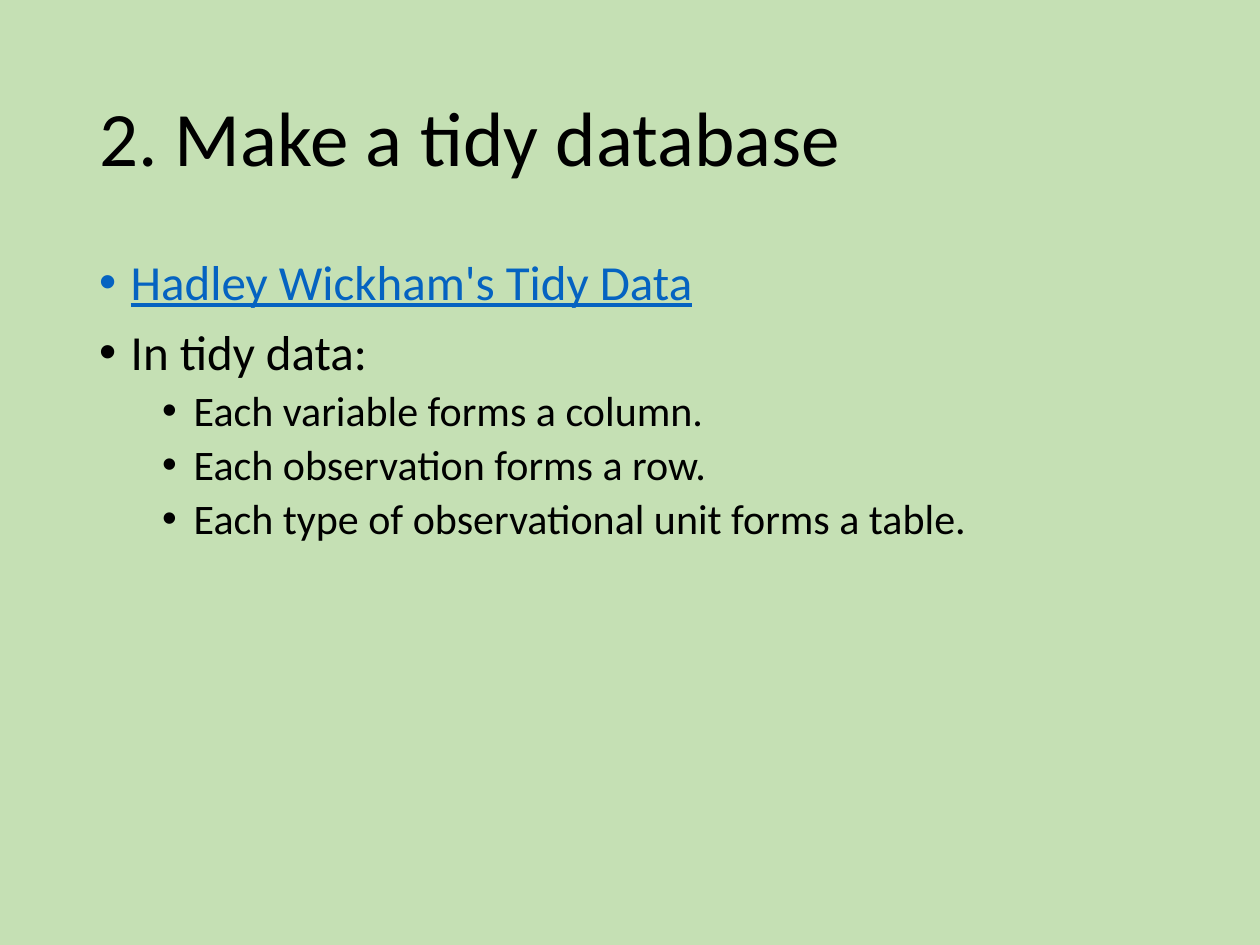
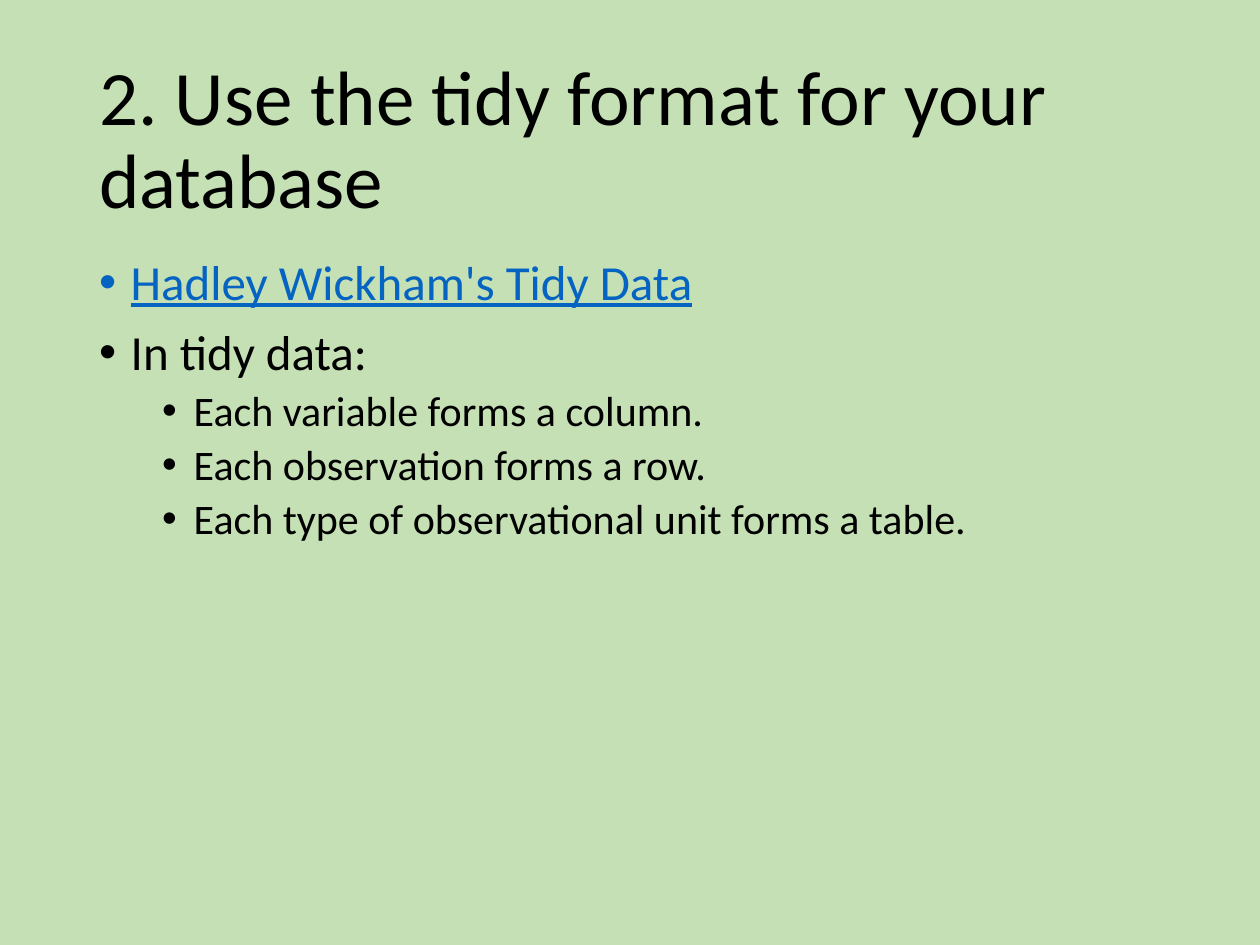
Before and after one commit to EEOB590A-Data-Science-in-R-Fall2021/CourseMaterials, a slide deck: slide 8 of 2. Data Management/Wk4 - Datasheets and Coding with Style.pptx. Drawn at 1260x945 pixels with LibreOffice and Linux fonts; fonts in the diff are those of the drawing. Boxes give left, top, right and bottom in pixels: in the first picture for what was removed or moved away, otherwise in the second. Text is boxed around its words. In the diff, an @@ line names an element or a change of style, - is before the commit and + after.

```diff
--- a/2. Data Management/Wk4 - Datasheets and Coding with Style.pptx
+++ b/2. Data Management/Wk4 - Datasheets and Coding with Style.pptx
@@ title at [99,71,1046,209]: text changed @@
-2. Make a tidy database
+2. Use the tidy format for your database
```
Also in this commit, not shown: 3 other slides changed.
